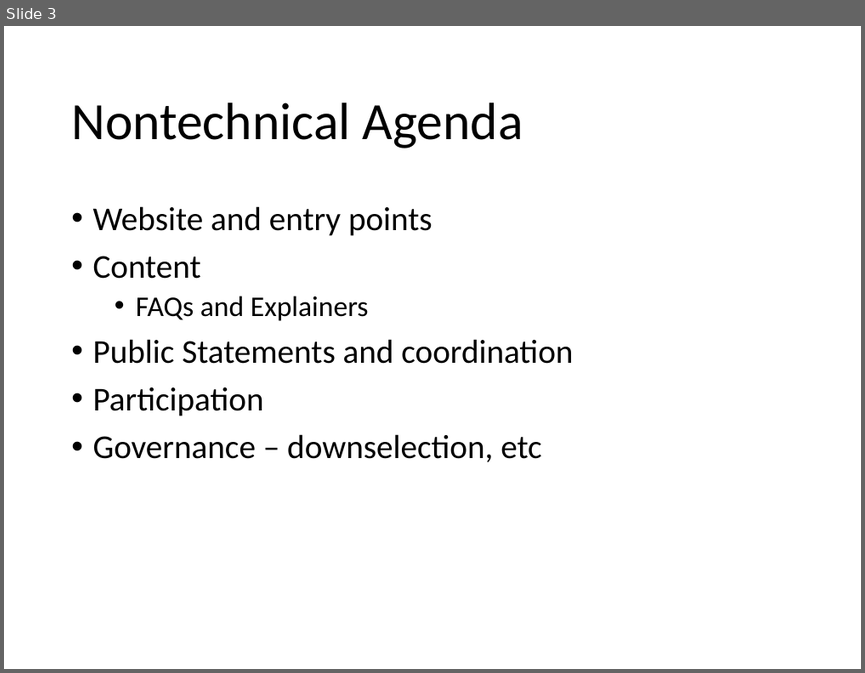
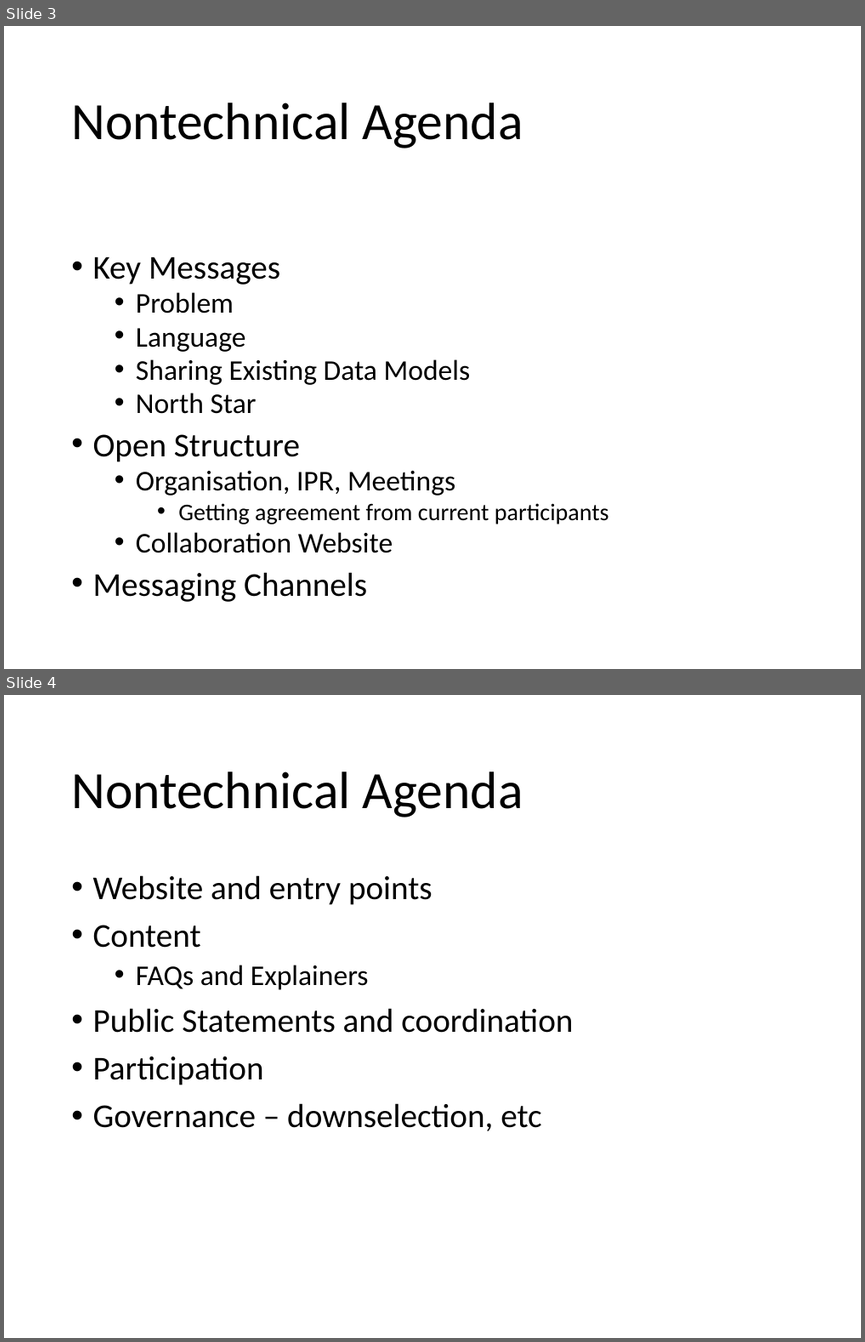
Before and after one commit to one-data-model/Conference2020, a slide deck: Session 7.pptx. Shown one above the other, each under a label of ours: slide 3 before the commit, slides 3 and 4 after it. The pictures are 865x673 and 865x1342 pixels, drawn with LibreOffice and Linux fonts; fonts in the diff are those of the drawing. Boxes give left, top, right and bottom in pixels: in the first picture for what was removed or moved away, otherwise in the second. Text is boxed around its words. In the diff, an @@ line names an element or a change of style, - is before the commit and + after.

```diff
--- a/Session 7.pptx
+++ b/Session 7.pptx
@@ slide 3 added at [4,26,861,669], background #FFFFFF @@
@@ title added at [71,102,523,148], 44 pt, text #000000 @@
+Nontechnical Agenda
@@ text added at [93,257,609,601], 24 pt, text #000000 @@
+• Key Messages
+  • Problem
+  • Language
+  • Sharing Existing Data Models
+  • North Star
+• Open Structure
+  • Organisation, IPR, Meetings
+    • Getting agreement from current participants
+  • Collaboration Website
+• Messaging Channels
@@ what was slide 3 is now slide 4 @@
```
Also in this commit, not shown: 2 slides changed, 1 other file.
